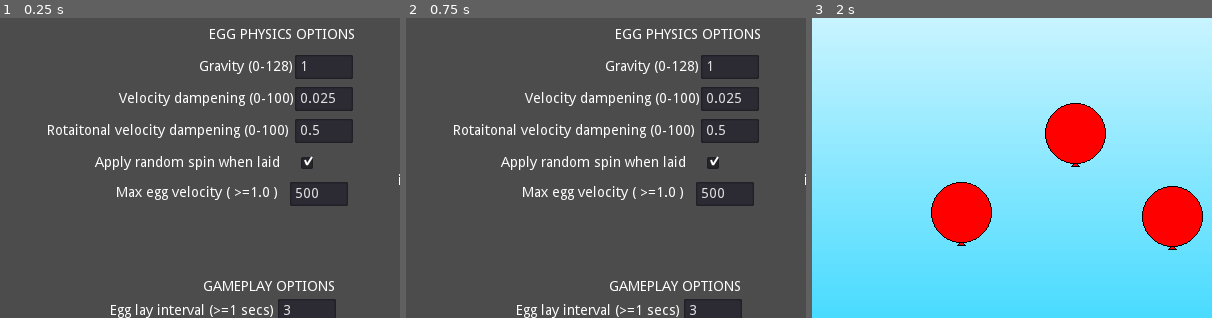
Above: before the commit, frames 1-3 (left to right).
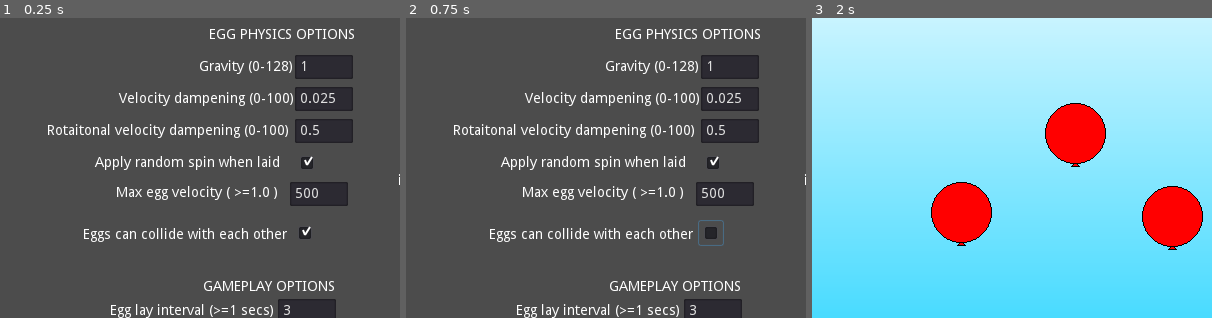
Above: after the commit, the same moments.

Repository: thatnick/fragile
Game: Godot game, scene res://scenes/debug_options.tscn
Same seed, same stepped clock (60 frames per second), same inputs: the game is played once before the commit and once after it. The engine's default icon, where the game draws it, is replaced by a stand-in: a white triangle on a blue panel in a dark square.
Inputs (mouse positions are % of the whole screen's width and height, from its top left):
- Up to frame 1 (0.25 s): no input
- Up to frame 2 (0.75 s): click (55, 57) at 0.52 s
- Up to frame 3 (2 s): click "Start game" at 1.25 s
The pictures show only the part of the screen within x 17-67%, y 21-71%; the shares and areas given below are measured in that part.

The runs differ from the first frame. In frame 1, 0.8% of the frame differs, in the area x 21-78%, y 69-75%; in frame 2, 0.9%, in the area x 21-80%, y 67-76%; in frame 3, nothing differs.

Commit message:
Add ability to turn off egg on egg collisions via debug manager

Diff:
--- a/scenes/debug_options.tscn
+++ b/scenes/debug_options.tscn
@@ -69,6 +69,12 @@
 margin_right = 457.0
 margin_bottom = 284.0
 
+[node name="EggsCollide" type="CheckBox" parent="."]
+margin_left = 431.0
+margin_top = 330.0
+margin_right = 455.0
+margin_bottom = 354.0
+
 [node name="Label" type="Label" parent="."]
 margin_left = 337.0
 margin_top = 164.0
@@ -115,6 +121,14 @@
 text = "Apply random spin when laid"
 valign = 1
 
+[node name="Label10" type="Label" parent="."]
+margin_left = 221.0
+margin_top = 332.0
+margin_right = 425.0
+margin_bottom = 356.0
+text = "Eggs can collide with each other"
+valign = 1
+
 [node name="EggOptions2" type="Label" parent="."]
 anchor_left = 0.5
 anchor_right = 0.5
--- a/scenes/egg.tscn
+++ b/scenes/egg.tscn
@@ -46,7 +46,7 @@
 
 [node name="Egg" type="RigidBody2D"]
 collision_layer = 2
-collision_mask = 15
+collision_mask = 2
 physics_material_override = SubResource( 2 )
 contacts_reported = 1
 contact_monitor = true
--- a/scripts/debug_options.gd
+++ b/scripts/debug_options.gd
@@ -5,11 +5,15 @@
 
 func _ready():
 	# set the debug GUI control defaults from the manager
+	# egg physics options
 	$GravityEdit.text = str(manager.gravity)
 	$VelDampEdit.text = str(manager.vel_damp)
 	$RotVelDampEdit.text = str(manager.rot_vel_damp)
 	$EggSpinCheckbox.pressed = manager.egg_spin_on_start
 	$ClampEggVelocity.text = str(manager.clamp_egg_velocity)
+	$EggsCollide.pressed = manager.eggs_collide
+
+	# gamelplay options
 	$EggIntervalEdit.text = str(manager.egg_interval)
 	$LivesEdit.text = str(manager.lives_total)
 	$BirdSpeedEdit.text = str(manager.bird_speed)
@@ -25,6 +29,7 @@
 	manager.rot_vel_damp = float($RotVelDampEdit.text)
 	manager.egg_spin_on_start = $EggSpinCheckbox.pressed
 	manager.clamp_egg_velocity = float($ClampEggVelocity.text)
+	manager.eggs_collide = $EggsCollide.pressed
 	manager.egg_interval = int($EggIntervalEdit.text)
 	manager.lives_total = int($LivesEdit.text)
 	manager.bird_speed = float($BirdSpeedEdit.text)
--- a/scripts/egg.gd
+++ b/scripts/egg.gd
@@ -28,6 +28,8 @@
 	linear_damp = manager.vel_damp
 	angular_damp = manager.rot_vel_damp
 	clamp_velocity = manager.clamp_egg_velocity
+	if !manager.eggs_collide:
+		set_collision_mask(0)
 
 	$HatchTimer.start(HATCH_WAIT_TIME)
 
--- a/scripts/manager.gd
+++ b/scripts/manager.gd
@@ -17,6 +17,7 @@
 var gravity = 1
 var vel_damp = 0.025
 var rot_vel_damp = 0.5
+var eggs_collide = true
 var egg_spin_on_start = true
 var egg_interval = 3
 var lives_total = 3 setget set_lives_total
